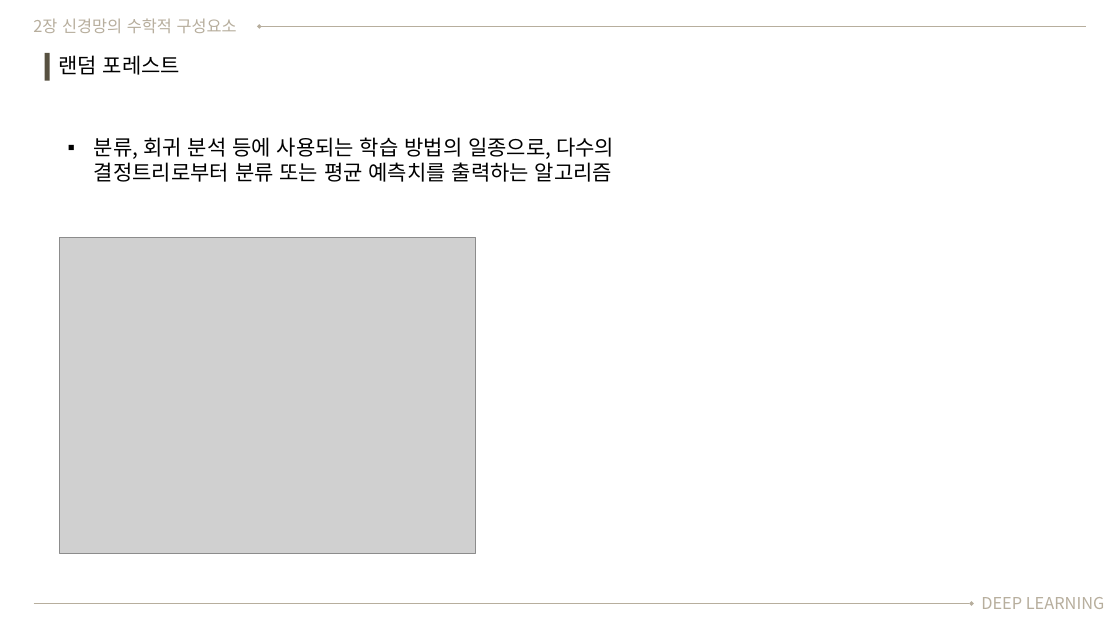
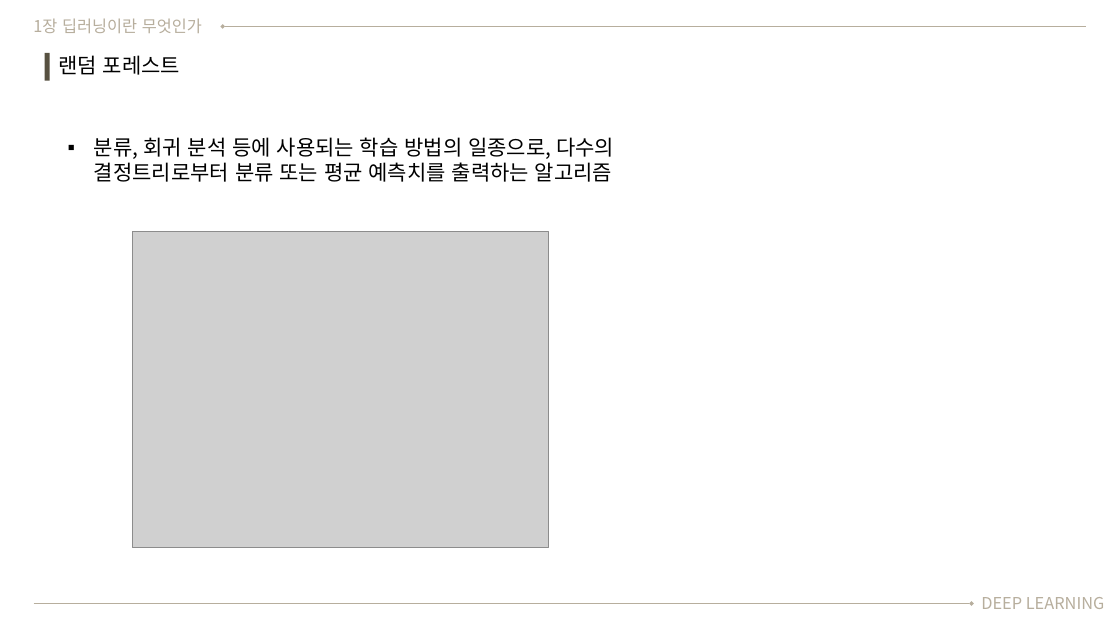
Before and after one commit to SeongGeunLee/DeepLearningStudy, a slide deck: slide 6 of PPT data/1 week/Hyukjin's.pptx (slide 5 before the commit). Drawn at 1120x630 pixels with LibreOffice and Linux fonts; fonts in the diff are those of the drawing; grey boxes stand for pictures. Boxes give left, top, right and bottom in pixels: in the first picture for what was removed or moved away, otherwise in the second. Text is boxed around its words. In the diff, an @@ line names an element or a change of style, - is before the commit and + after.

```diff
--- a/PPT data/1 week/Hyukjin's.pptx
+++ b/PPT data/1 week/Hyukjin's.pptx
@@ text at [33, 18, 202, 33]: text changed @@
-2장 신경망의 수학적 구성요소
+1장 딥러닝이란 무엇인가
@@ arrow moved from (260, 27) - (1086, 27) to (223, 27) - (1086, 27) @@
@@ picture: place and size @@
-picture at [60, 238, 476, 554]
+picture at [132, 232, 549, 548]
```
Also in this commit, not shown: 5 other slides changed, 6 slides added, 1 slide removed, 1 other file.
